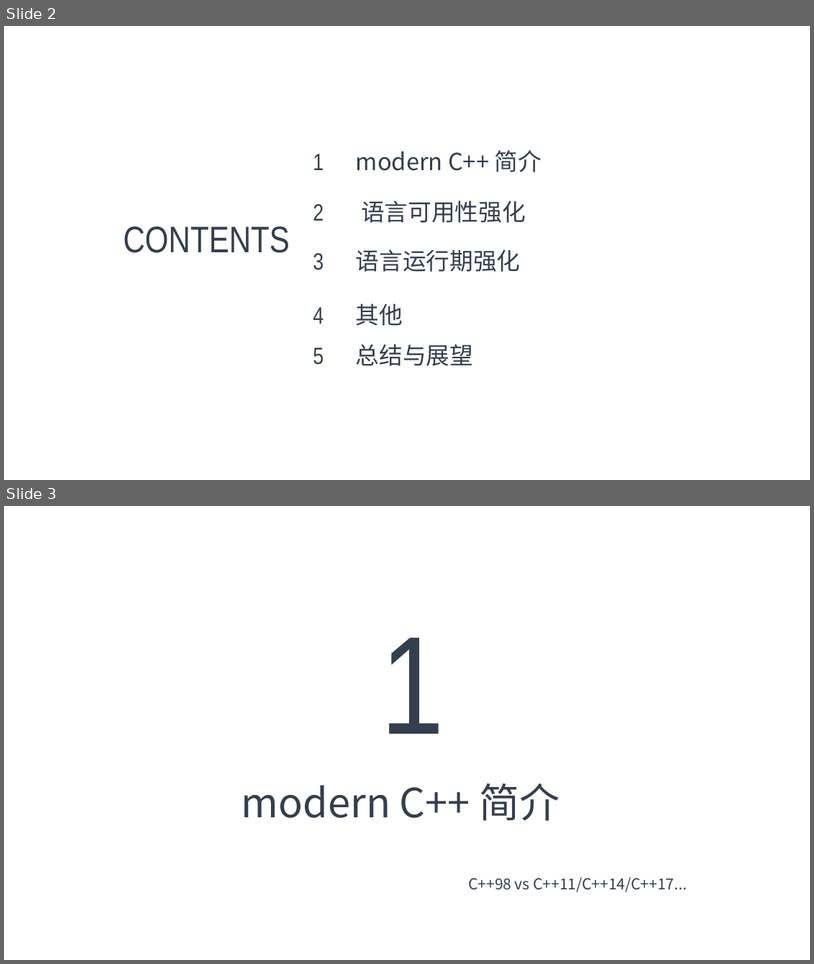
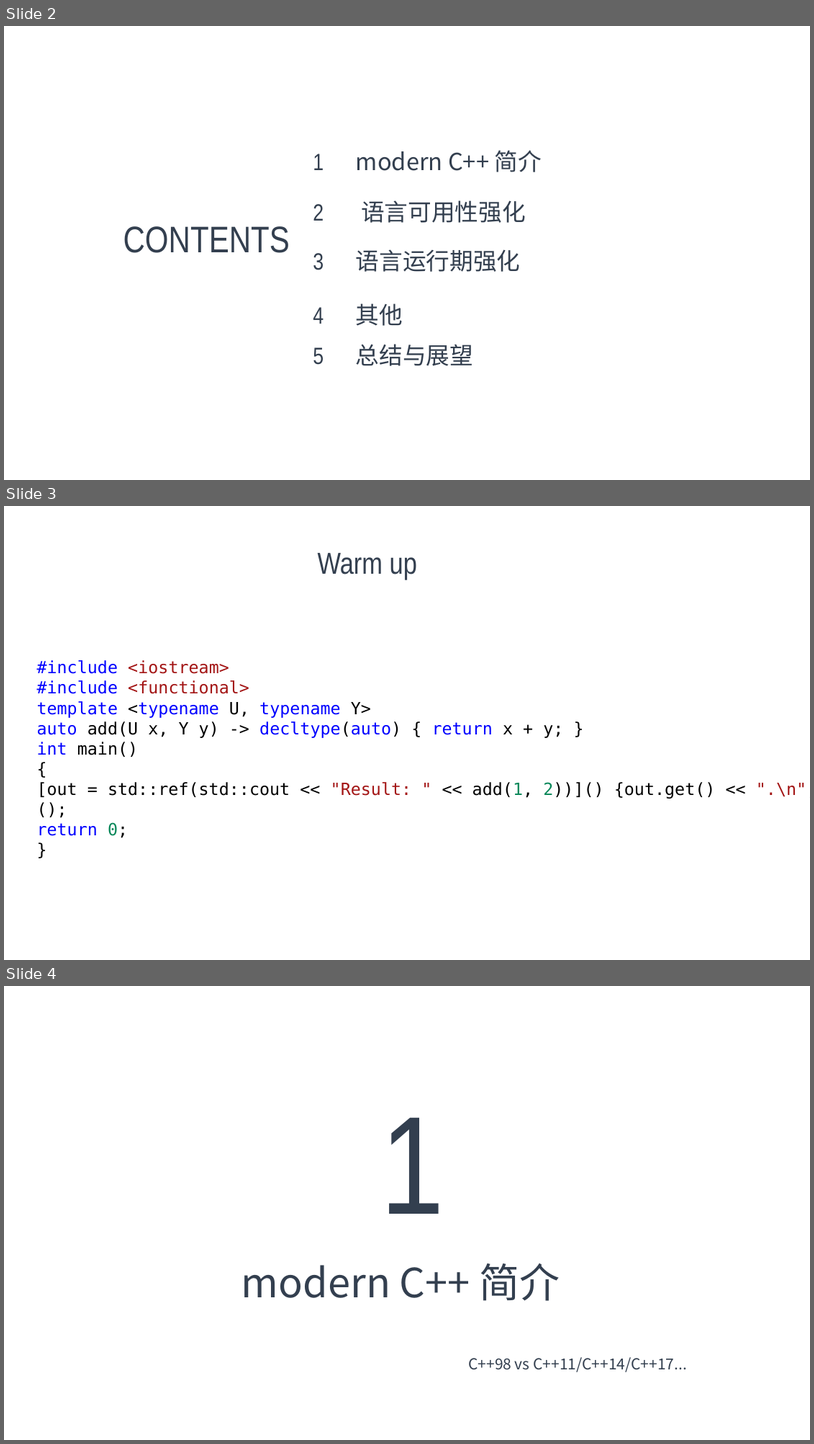
Before and after one commit to max4sharing/modern_cpp, a slide deck: C++11.pptx. Shown one above the other, each under a label of ours: slides 2 and 3 before the commit, slides 2, 3 and 4 after it. The pictures are 814x964 and 814x1444 pixels, drawn with LibreOffice and Linux fonts; fonts in the diff are those of the drawing; background and template pictures are left out. Boxes give left, top, right and bottom in pixels: in the first picture for what was removed or moved away, otherwise in the second. Text is boxed around its words. In the diff, an @@ line names an element or a change of style, - is before the commit and + after.

```diff
--- a/C++11.pptx
+++ b/C++11.pptx
@@ slide 3 added at (4,506,810,960), background picture (left out) @@
@@ text added at (318,553,417,580), 36 pt, text #333F4F @@
+Warm up
@@ text added at (37,660,810,838), 20 pt, text #000000 @@
+#include <iostream>
+#include <functional>
+template <typename U, typename Y>
+auto add(U x, Y y) -> decltype(auto) { return x + y; }
+int main()
+{
+[out = std::ref(std::cout << "Result: " << add(1, 2))]() {out.get() << ".\n";}();
+return 0;
+}
@@ what was slide 3 is now slide 4 @@
```
Also in this commit, not shown: 3 slides changed, 11 other slides added, 1 slide removed, 1 other file.
